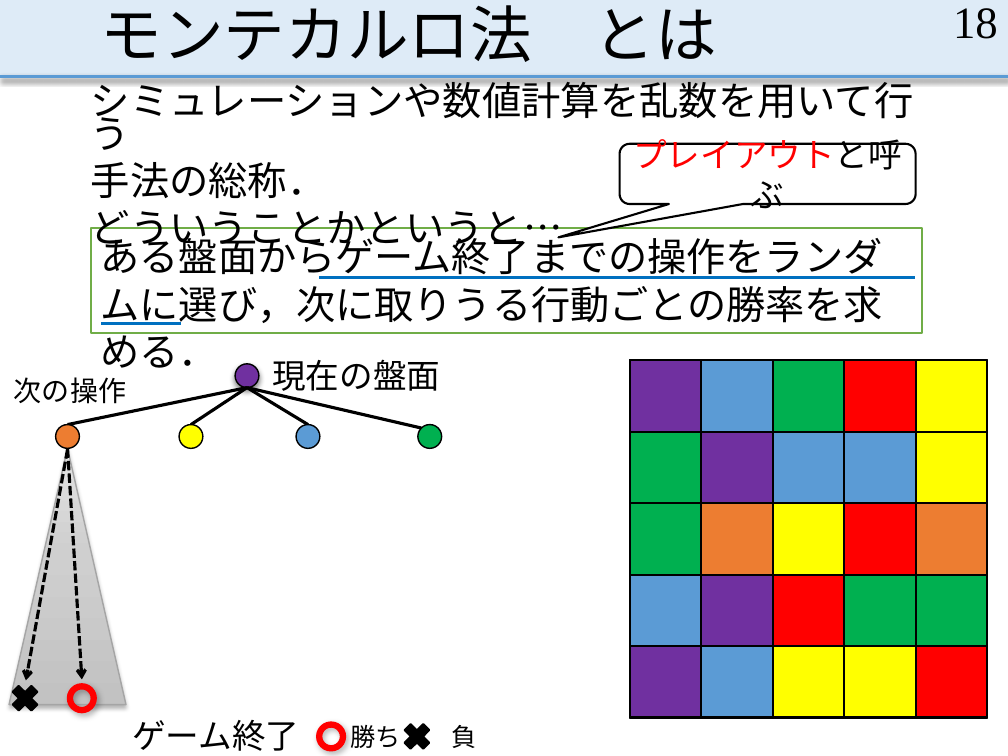
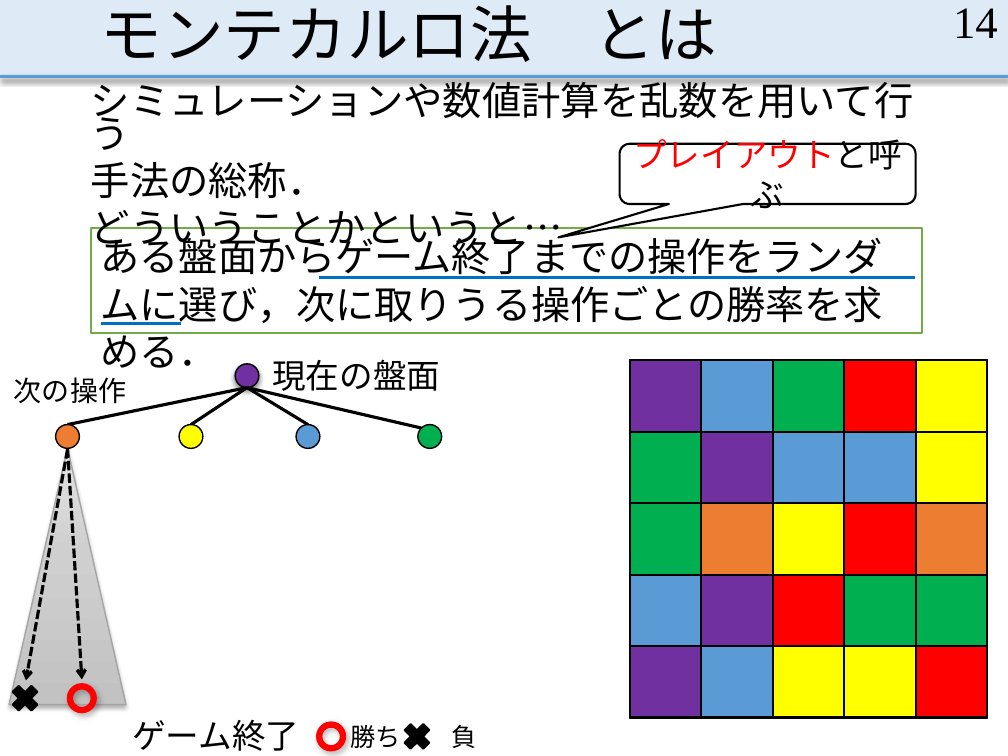
Before and after one commit to MasayaOda/SR, a slide deck: slide 14 of 190702oda.pptx (slide 18 before the commit). Drawn at 1008x756 pixels with LibreOffice and Linux fonts; fonts in the diff are those of the drawing. Boxes give left, top, right and bottom in pixels: in the first picture for what was removed or moved away, otherwise in the second. Text is boxed around its words. In the diff, an @@ line names an element or a change of style, - is before the commit and + after.

```diff
--- a/190702oda.pptx
+++ b/190702oda.pptx
@@ page number at (953, 8, 998, 38): text changed @@
-18
+14
@@ text in rectangle at (101, 231, 884, 325): text changed @@
-ある盤面からゲーム終了までの操作をランダムに選び，次に取りうる行動ごとの勝率を求める．
+ある盤面からゲーム終了までの操作をランダムに選び，次に取りうる操作ごとの勝率を求める．
```
Also in this commit, not shown: 16 other slides changed, 7 slides added, 18 slides removed.
